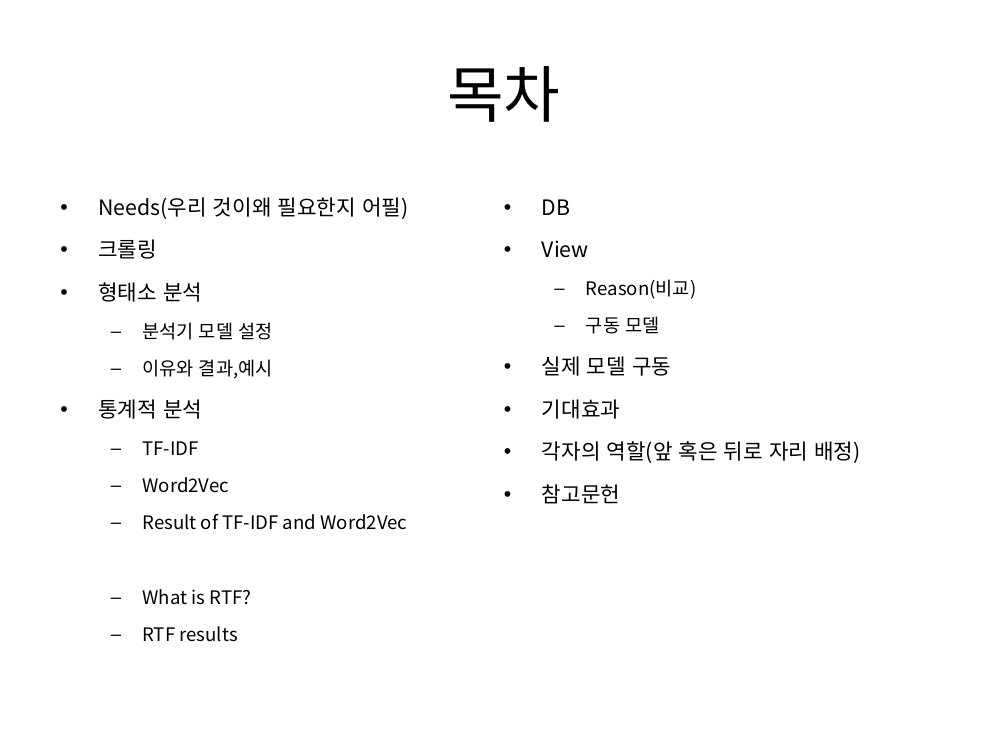
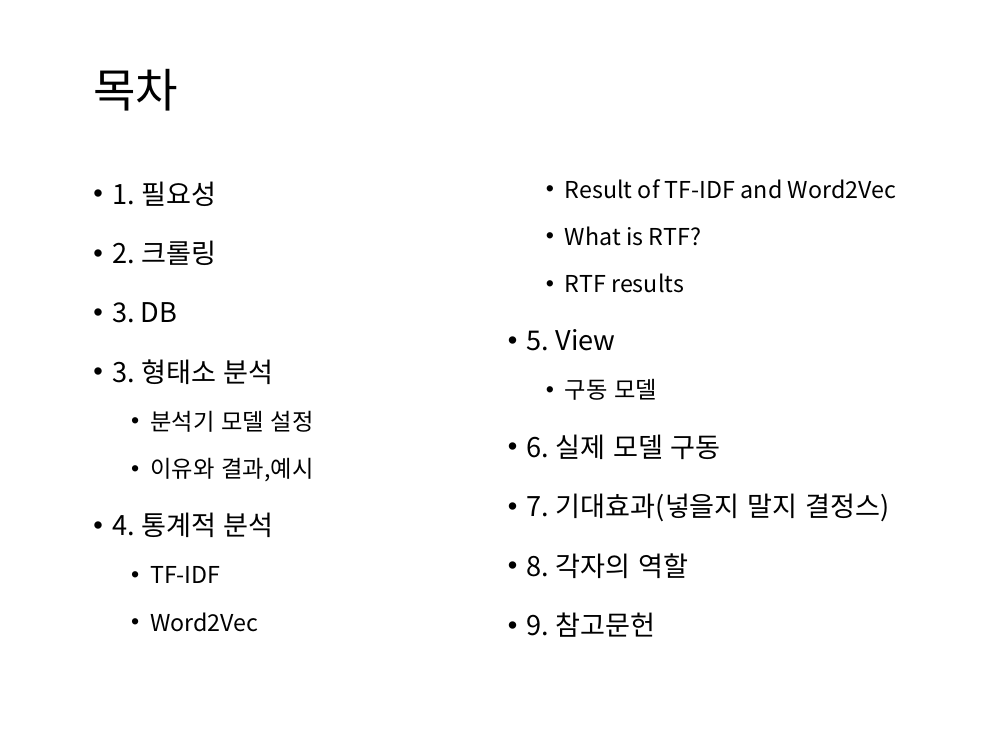
Before and after one commit to HaYongdae/issuewhatshow, a slide deck: slide 2 of doc/최종 PPT.pptx. Drawn at 1008x756 pixels with LibreOffice and Linux fonts; fonts in the diff are those of the drawing. Boxes give left, top, right and bottom in pixels: in the first picture for what was removed or moved away, otherwise in the second. Text is boxed around its words. In the diff, an @@ line names an element or a change of style, - is before the commit and + after.

```diff
--- a/doc/최종 PPT.pptx
+++ b/doc/최종 PPT.pptx
@@ title "목차": place and size @@
-title "목차" at (447,66,560,122)
+title "목차" at (93,68,178,111)
@@ title "목차" at (93,68,178,111): size 44 to 33 pt; alignment centre to left; line spacing 1 to 0.9 @@
@@ text "1. 필요성": place and size @@
-text "1. 필요성" at (98,197,861,504)
+text "1. 필요성" at (112,179,897,637)
@@ text at (150,179,897,481): size 13.3 to 16.6 pt in "분석기 모델 설정", "이유와 결과,예시", "TF-IDF", "Word2Vec" and 4 more places; bullet – to •; more space between paragraphs @@
@@ text at (112,181,274,384): text changed; size 15.2 to 19.4 pt @@
-• Needs(우리 것이왜 필요한지 어필)
-• 크롤링
-• 형태소 분석
+• 1. 필요성
+• 2. 크롤링
+• 3. DB
+• 3. 형태소 분석
@@ text at (527,329,616,351): text changed; size 13.3 to 19.4 pt @@
-• DB
-• View
-  – Reason(비교)
+• 5. View
@@ text at (527,434,890,637): text changed; size 15.2 to 19.4 pt @@
-• 실제 모델 구동
-• 기대효과
-• 각자의 역할(앞 혹은 뒤로 자리 배정)
-• 참고문헌
+• 6. 실제 모델 구동
+• 7. 기대효과(넣을지 말지 결정스)
+• 8. 각자의 역할
+• 9. 참고문헌
@@ text at (112,512,274,537): text changed; size 15.2 to 19.4 pt @@
-• 통계적 분석
+• 4. 통계적 분석
```
Also in this commit, not shown: 21 other slides changed, 1 slide added, 1 slide removed.
